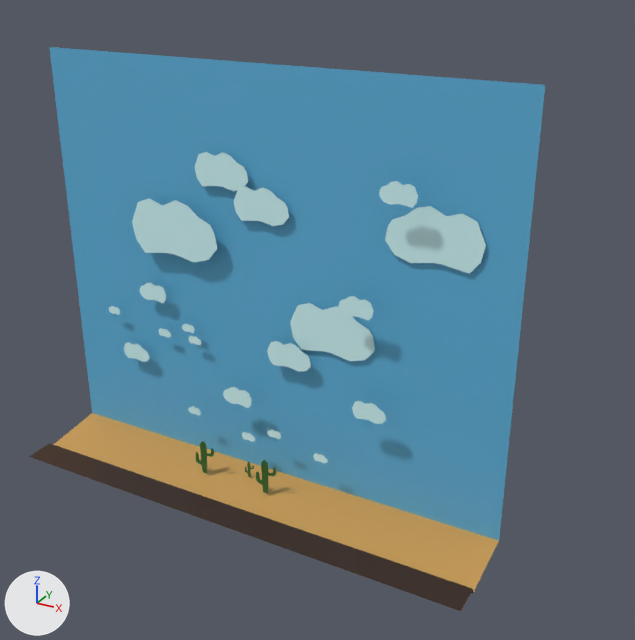
Before and after pictures for a commit that changed the FBX model VR Game Jam/Assets/Art - Meshes and Textures/Door/Outside_Door_Massive.fbx.
The view is the same before and after, from a 50 mm camera at (14.2, -19.1, 17.5) aimed at (1.0, 5.0, 5.5). Arrows for +X, +Y and +Z are at lower left; the lights stay in place. Where no turn or scale is listed for an object, it has been applied to the vertices.

In view in the first picture: 'Outside_Door_Massive'.
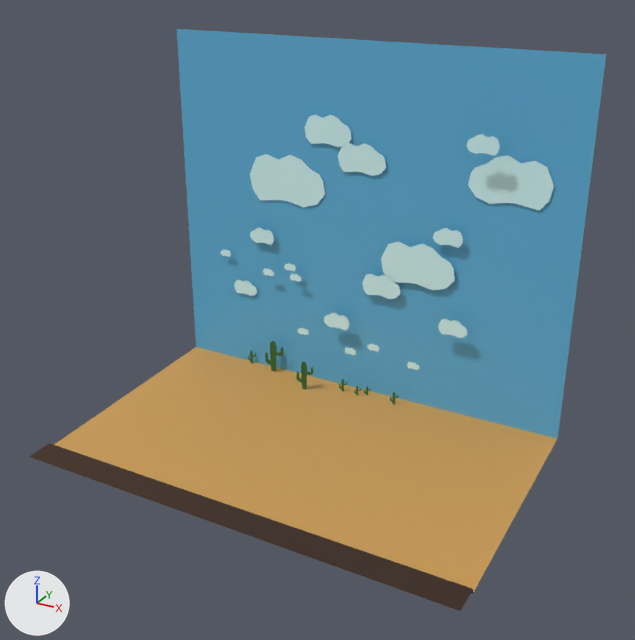
Where the change shows, as pixel boxes (x1, y1, x2, y2) in the pictures (635 x 640 px; the box of a moved part takes in the faces that stretch with it):
'Outside_Door_Massive', reshaped, moved (12% wider): before (29, 47, 545, 611); after (29, 29, 606, 611)
part 1 of me_mesh, moved or reshaped: before (379, 181, 418, 208); after (324, 313, 349, 331)
part 2 of me_mesh, moved or reshaped: before (245, 462, 254, 477); after (364, 386, 371, 395)
part 3 of me_mesh, moved or reshaped: before (256, 460, 276, 494); after (390, 392, 399, 405)
part 4 of me_mesh, moved or reshaped: before (196, 441, 214, 473); after (248, 350, 256, 364)
part 5 of me_mesh, moved or reshaped: before (182, 324, 195, 333); after (298, 328, 309, 335)
part 6 of me_mesh, moved or reshaped: before (159, 328, 171, 338); after (263, 268, 274, 276)
part 7 of me_mesh, moved or reshaped: before (109, 306, 120, 315); after (220, 249, 231, 257)
part 8 of me_mesh, moved or reshaped: before (124, 342, 149, 362); after (234, 280, 257, 296)
part 9 of me_mesh, moved or reshaped: before (195, 152, 248, 191); after (304, 114, 352, 147)
part 10 of me_mesh, moved or reshaped: before (338, 296, 374, 321); after (433, 228, 463, 248)
part 11 of me_mesh, moved or reshaped: before (267, 341, 311, 372); after (362, 274, 400, 299)
part 12 of me_mesh, moved or reshaped: before (290, 303, 375, 361); after (381, 242, 455, 290)
part 13 of me_mesh, moved or reshaped: before (189, 336, 201, 345); after (290, 274, 301, 282)
part 14 of me_mesh, moved or reshaped: before (140, 283, 166, 303); after (250, 228, 274, 245)
part 15 of me_mesh, moved or reshaped: before (188, 406, 201, 416); after (284, 263, 296, 271)
part 16 of me_mesh, moved or reshaped: before (352, 401, 386, 424); after (438, 319, 467, 338)
part 17 of me_mesh, moved or reshaped: before (233, 187, 289, 226); after (338, 143, 386, 176)
part 18 of me_mesh, moved or reshaped: before (385, 206, 486, 274); after (468, 155, 554, 211)
part 19 of me_mesh, moved or reshaped: before (223, 387, 252, 408); after (467, 134, 500, 156)
part 20 of me_mesh, moved or reshaped: before (132, 198, 217, 262); after (250, 154, 325, 207)
part 21 of me_mesh, added: after (339, 379, 347, 392)
part 22 of me_mesh, added: after (296, 361, 313, 390)
part 23 of me_mesh, added: after (265, 341, 284, 372)
part 24 of me_mesh, added: after (367, 344, 379, 352)

The change, as a diff of the scene's bpy script:
```diff
--- a/VR Game Jam/Assets/Art - Meshes and Textures/Door/Outside_Door_Massive.fbx.py
+++ b/VR Game Jam/Assets/Art - Meshes and Textures/Door/Outside_Door_Massive.fbx.py
@@ me_mesh @@
-me_mesh.from_pydata(...)  # 702 vertices, 456 faces; spans x -8.3..8.3, y -1.7..1.7, z -7.1..7.1
+me_mesh.from_pydata(...)  # 958 vertices, 632 faces; spans x -8.3..8.3, y 0.0..10.4, z -0.2..14.1
+# me_mesh part 1: the loose piece of 25 vertices spanning x 4.3..5.4, y 0.9, z 3.7..4.4 is moved by (-5.7, 9.0, -0.8)
+# me_mesh part 2: the loose piece of 64 vertices spanning x -0.7..-0.3, y 1.0, z -6.9..-6.2 is moved by (1.0, 9.0, 6.9)
+# me_mesh part 3: the loose piece of 64 vertices spanning x 0.2..1.0, y 0.4, z -6.9..-5.5 is scaled about its middle by (0.473, 1.28, 0.473), then moved by (1.3, 9.4, 6.6)
+# me_mesh part 4: the loose piece of 64 vertices spanning x -2.4..-1.5, y 0.4, z -6.9..-5.5 is scaled about its middle by (0.538, 0.544, 0.538), then moved by (-3.2, 9.7, 6.6)
+# me_mesh part 5: the loose piece of 25 vertices spanning x -3.3..-2.7, y 1.3, z -2.0..-1.7 is moved by (0.4, 9.0, 4.0)
+# me_mesh part 6: the loose piece of 25 vertices spanning x -4.3..-3.8, y 1.3, z -2.4..-2.1 is moved by (0.0, 8.6, 7.0)
+# me_mesh part 7: the loose piece of 25 vertices spanning x -6.6..-6.0, y 1.3, z -2.0..-1.7 is moved by (0.0, 8.8, 7.0)
+# me_mesh part 8: the loose piece of 25 vertices spanning x -6.0..-4.8, y 1.3, z -3.6..-3.0 is moved by (0.0, 8.9, 7.0)
+# me_mesh part 9: the loose piece of 25 vertices spanning x -2.5..-0.5, y 1.5, z 3.2..4.4 is moved by (0.0, 8.8, 7.0)
+# me_mesh part 10: the loose piece of 25 vertices spanning x 3.0..4.2, y 0.9, z 0.1..0.8 is moved by (0.0, 9.2, 7.0)
+# me_mesh part 11: the loose piece of 25 vertices spanning x 0.2..1.8, y 1.3, z -2.4..-1.5 is moved by (0.0, 8.8, 7.0)
+# me_mesh part 12: the loose piece of 25 vertices spanning x 0.9..3.9, y 1.6, z -1.8..0.0 is moved by (0.0, 8.6, 7.0)
+# me_mesh part 13: the loose piece of 25 vertices spanning x -3.0..-2.5, y 1.3, z -2.4..-2.1 is moved by (0.0, 8.6, 7.0)
+# me_mesh part 14: the loose piece of 25 vertices spanning x -5.0..-3.9, y 1.3, z -1.1..-0.4 is moved by (0.0, 8.8, 7.0)
+# me_mesh part 15: the loose piece of 25 vertices spanning x -2.9..-2.4, y 0.9, z -4.9..-4.6 is moved by (-0.4, 9.0, 9.9)
+# me_mesh part 16: the loose piece of 25 vertices spanning x 3.5..4.7, y 0.9, z -3.3..-2.6 is moved by (0.0, 8.9, 7.0)
+# me_mesh part 17: the loose piece of 25 vertices spanning x -1.0..1.0, y 1.5, z 2.3..3.5 is moved by (0.0, 8.8, 7.0)
+# me_mesh part 18: the loose piece of 25 vertices spanning x 4.1..7.2, y 1.6, z 1.9..3.6 is moved by (0.0, 8.7, 7.0)
+# me_mesh part 19: the loose piece of 25 vertices spanning x -1.4..-0.2, y 0.9, z -4.1..-3.4 is moved by (5.7, 8.6, 14.8)
+# me_mesh part 20: the loose piece of 25 vertices spanning x -5.1..-1.6, y 1.3, z 0.6..2.7 is moved by (0.0, 9.0, 7.0)
+# me_mesh part 21: the loose piece of 64 vertices spanning x -0.7..-0.3, y 1.0, z -6.9..-6.2 is copied, and the copy is moved by (0.0, 8.8, 7.0); it spans x -0.7..-0.3, y 9.8, z 0.1..0.7
+# me_mesh part 22: the loose piece of 64 vertices spanning x -2.4..-1.5, y 0.4, z -6.9..-5.5 is copied, and the copy is moved by (0.0, 8.8, 7.0); it spans x -2.4..-1.5, y 9.2, z 0.1..1.4
+# me_mesh part 23: the loose piece of 64 vertices spanning x -2.4..-1.5, y 0.4, z -6.9..-5.5 is copied, and the copy is scaled about its middle by (1.15, 0.544, 1.15), then moved by (-1.9, 9.6, 7.0); it spans x -4.4..-3.4, y 10.0, z 0.1..1.6
+# me_mesh part 24: a new loose piece of 25 vertices spanning x 0.3..0.9, y 10.3, z 2.0..2.3, in mat_cloud (cyan #d2f9fb)
+# me_mesh part 25: a new loose piece of 25 vertices spanning x 2.1..2.7, y 10.3, z 1.6..1.9, in mat_cloud (cyan #d2f9fb)
+# me_mesh part 26: a new loose piece of 25 vertices spanning x -0.7..-0.1, y 10.3, z 1.6..1.9, in mat_cloud (cyan #d2f9fb)
+# me_mesh part 27: the loose piece of 25 vertices spanning x -0.7..-0.1, y 0.9, z -5.3..-5.0 is deleted
+# me_mesh part 28: the loose piece of 25 vertices spanning x 0.3..0.9, y 0.9, z -4.9..-4.6 is deleted
+# me_mesh part 29: the loose piece of 25 vertices spanning x 2.1..2.7, y 0.9, z -5.3..-5.0 is deleted
+# me_mesh part 30: 10 vertices removed from x -8.3..8.3, y -1.7..1.7, z -7.1..7.1; 10 vertices added at x -8.3..8.3, y 0.0..10.4, z -0.2..14.1
 me_mesh.materials.append(mat_cloud)
@@ ob_outside_door_massive @@
 ob_outside_door_massive = bpy.data.objects.new('Outside_Door_Massive', me_mesh)
-ob_outside_door_massive.location = (0.0, 1.7, 6.96)
+ob_outside_door_massive.location = (0.0, 0.0, 0.0)
```
